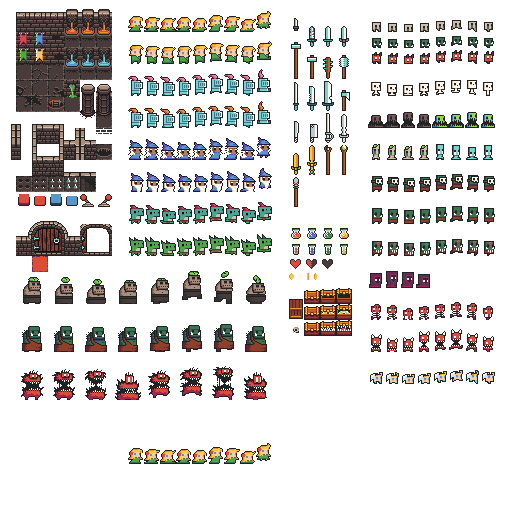
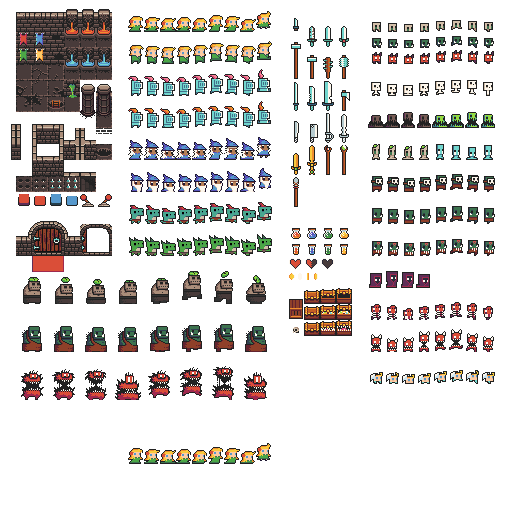
Layers edited between the first and the second 512×512 image:
painted on "0x72_DungeonTilesetII_v1.3.png" over [32, 256, 64, 272]
